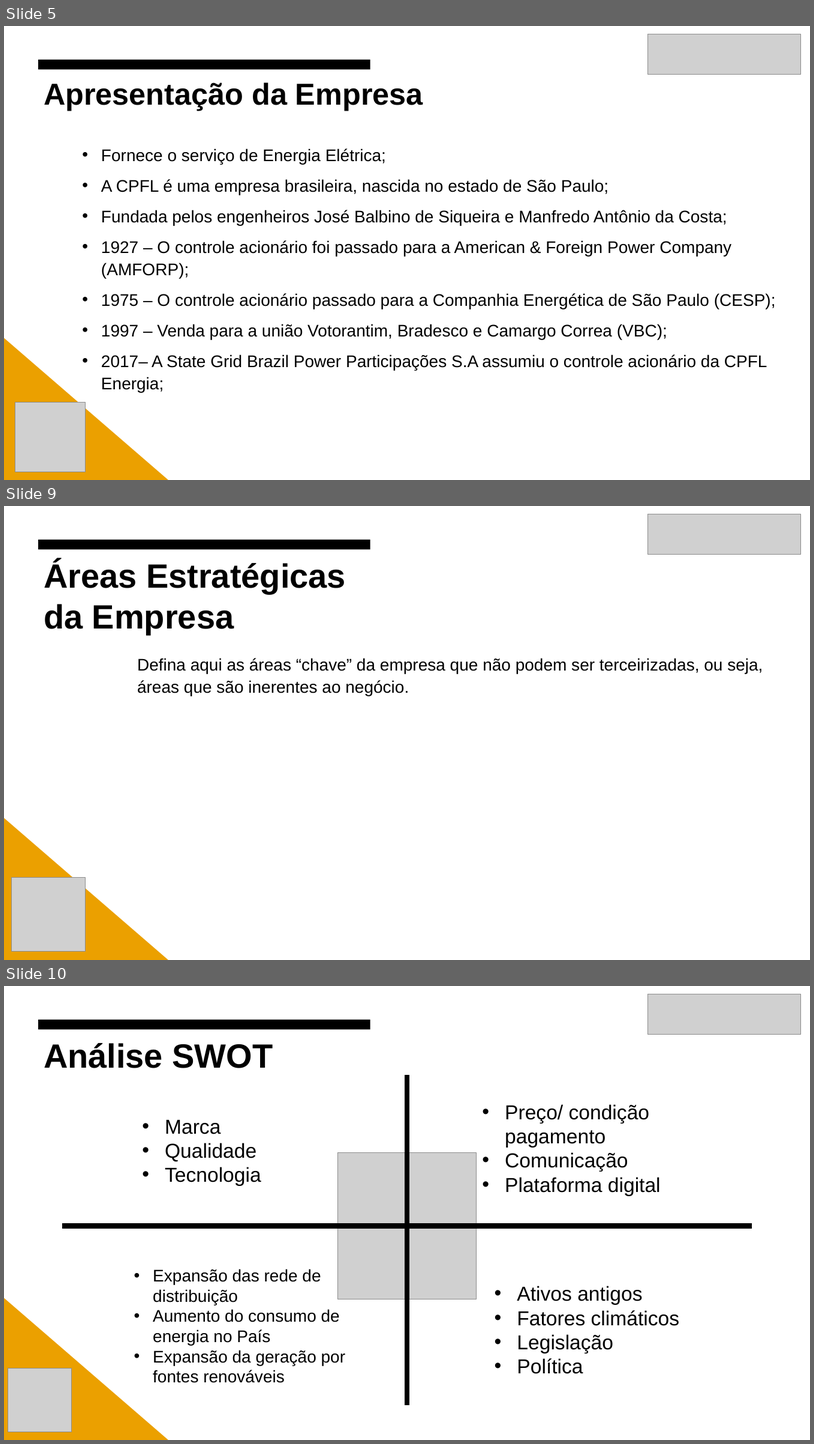
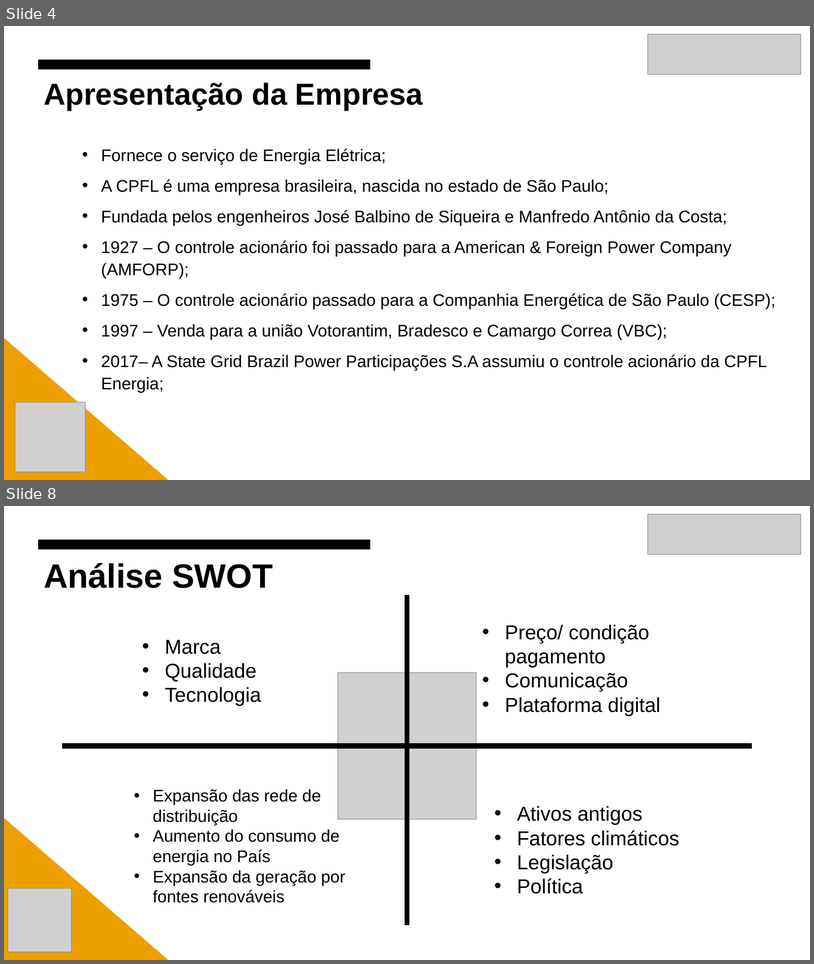
Before and after one commit to Gabriel-Esquilo-Medeiros/Projeto_Integrador_CPFL, a slide deck: Template Final - Apresentacao - Conhecendo o Negócio.pptx. Shown one above the other, each under a label of ours: slides 5, 9 and 10 before the commit, slides 4 and 8 after it; the slides between them are not shown. The pictures are 814x1444 and 814x964 pixels, drawn with LibreOffice and Linux fonts; fonts in the diff are those of the drawing; grey boxes stand for pictures. Boxes give left, top, right and bottom in pixels: in the first picture for what was removed or moved away, otherwise in the second. Text is boxed around its words. In the diff, an @@ line names an element or a change of style, - is before the commit and + after.

```diff
--- a/Template Final - Apresentacao - Conhecendo o Negócio.pptx
+++ b/Template Final - Apresentacao - Conhecendo o Negócio.pptx
@@ slide 9 removed at [4, 506, 810, 960], background #FFFFFF; not listed: 1 template element that a slide beside it also shows @@
@@ picture removed at [648, 514, 801, 555] @@
@@ title removed at [44, 561, 346, 634] @@
-Áreas Estratégicas da Empresa
@@ text removed at [137, 658, 763, 696] @@
-Defina aqui as áreas “chave” da empresa que não podem ser terceirizadas, ou seja, áreas que são inerentes ao negócio.
@@ right triangle removed at [4, 816, 168, 960] @@
@@ picture removed at [11, 877, 85, 951] @@
@@ what was slide 5 is now slide 4 @@
@@ what was slide 10 is now slide 8 @@
```
Also in this commit, not shown: 7 slides changed, 4 slides added, 6 other slides removed.
